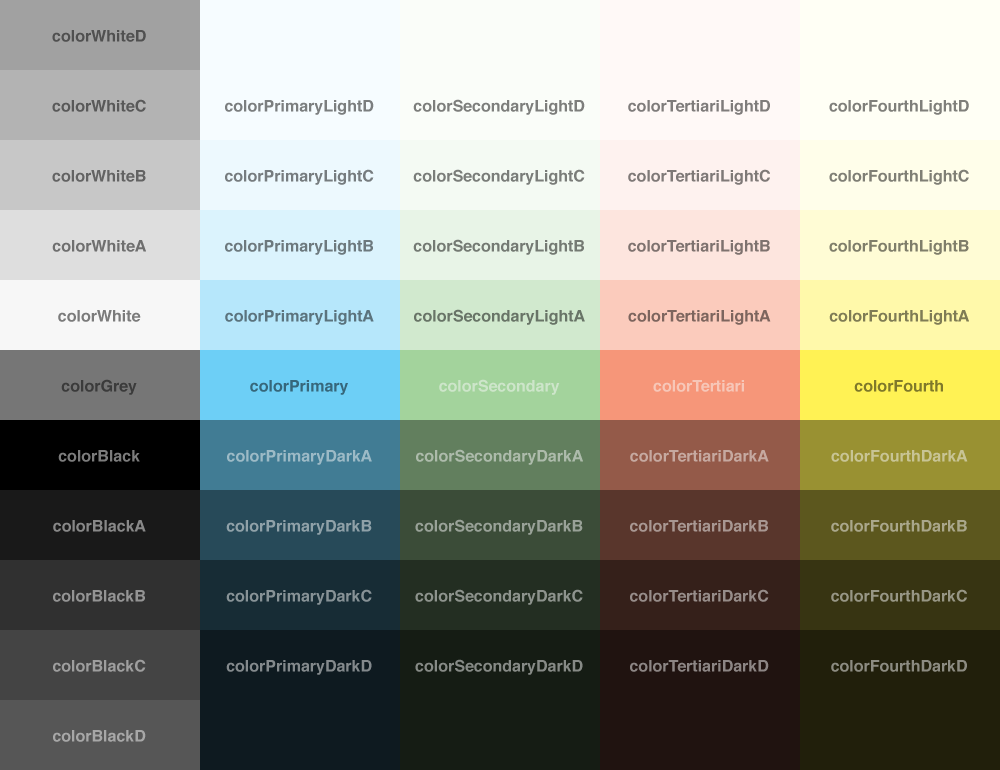
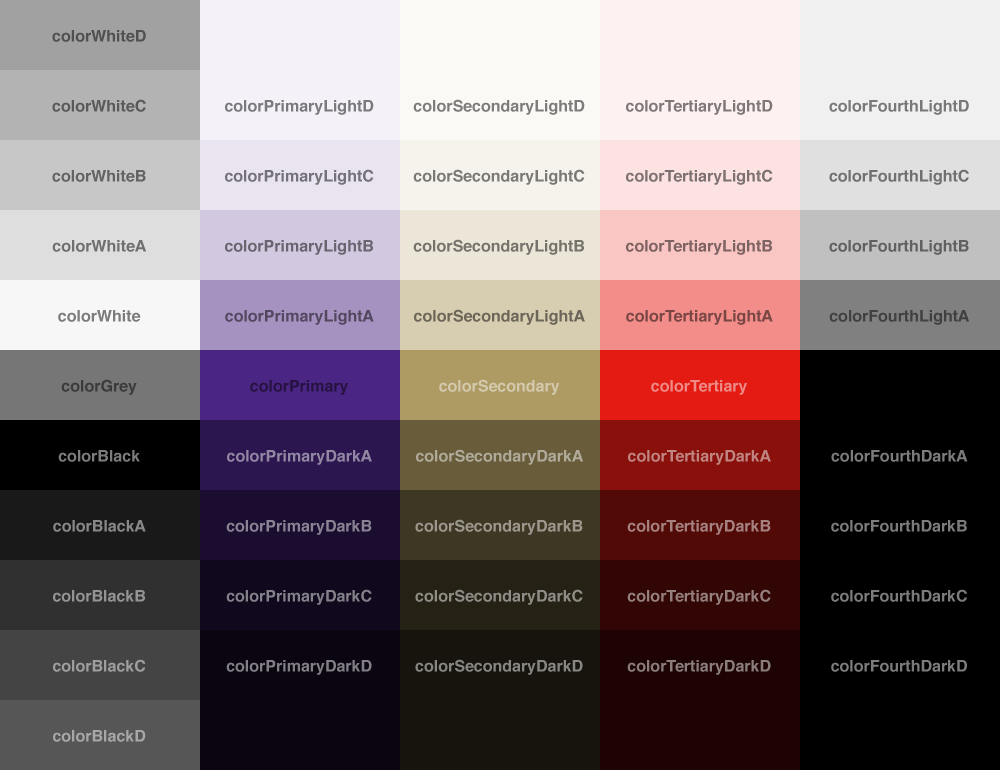
Layers edited between the first and the second 1000x770 image:
renamed "colorTertiariLightD colorTertiariLightC colorTertiariLightB col" to "colorTertiaryLightD colorTertiaryLightC colorTertiaryLightB col", painted on it over (x1=626, y1=100, x2=773, y2=675)
showed group "fiorentina" (13 layers) over (x1=200, y1=0, x2=1000, y2=770)
hid group "default" (13 layers) over (x1=200, y1=0, x2=1000, y2=770)
